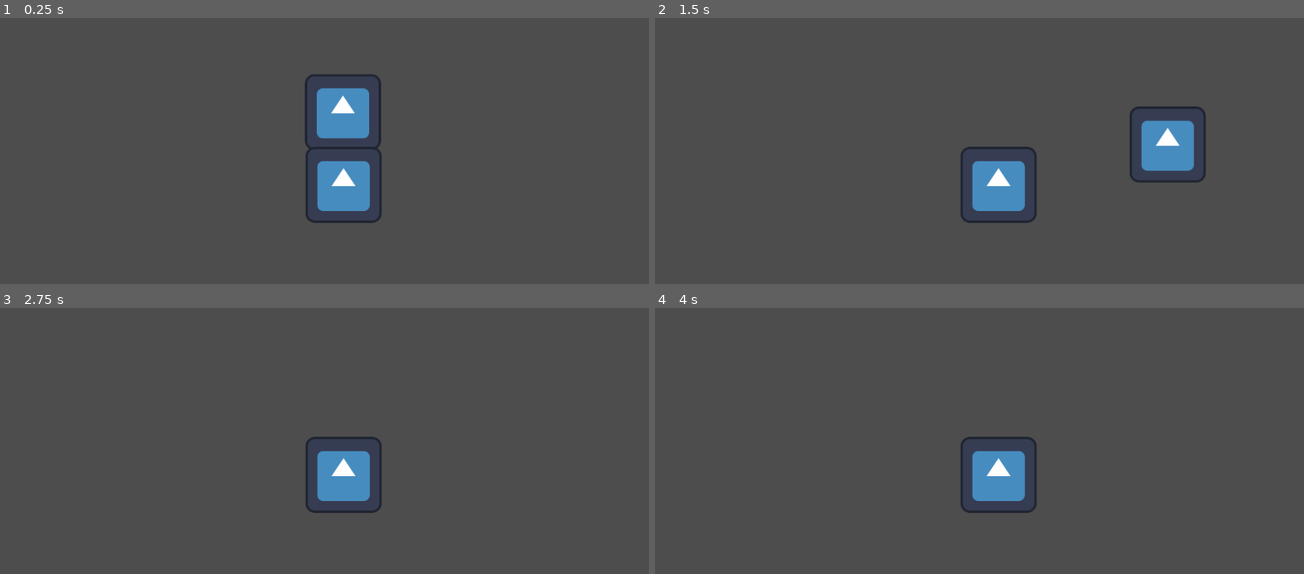
Above: before the commit, frames 1-4 (two rows, left to right).
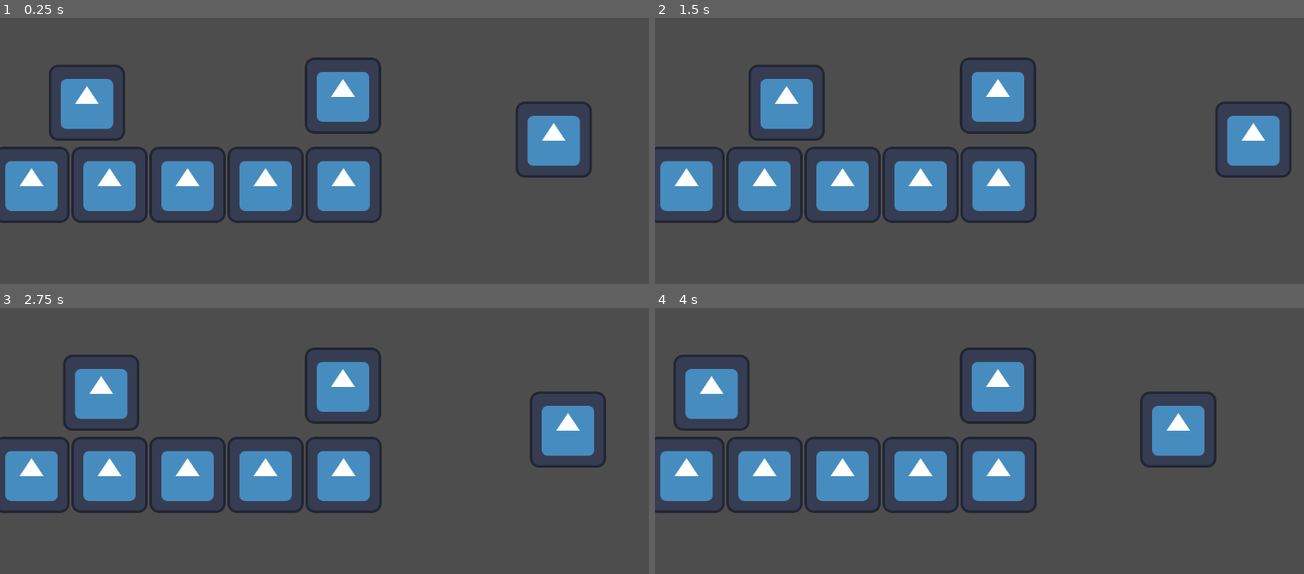
Above: after the commit, the same moments.

Repository: LeResteDuMonde/GameJamPSU
Game: Godot game, scene res://scene/Main.tscn
Two runs of this game, one before a commit and one after it. Both use one fixed random seed, a clock stepped at 60 frames per second and the inputs below. The engine's default icon, where the game draws it, is replaced by a stand-in: a white triangle on a blue panel in a dark square.
Inputs (mouse positions are in pixels of both pictures, inside the frame that each line leads up to):
- Up to frame 1 (0.25 s): no input
- Up to frame 2 (1.5 s): move the mouse to (1148, 76) at 0.52 s; hold Space (jump) 0.53-1.28 s; hold D (right) from 0.53 s (still down); move the mouse to (862, 113) at 1.27 s; click (862, 113) at 1.35 s
- Up to frame 3 (2.75 s): tap Space (jump) at 1.52, 1.55, 1.82 s; move the mouse to (outside the picture) at 2.02 s; release D (right) at 2.03 s; hold A (left) from 2.03 s (still down); hold Space (jump) from 2.03 s (still down)
- Up to frame 4 (4 s): move the mouse to (966, 462) at 2.77 s; release A (left) at 2.78 s; release Space (jump) at 2.78 s; hold D (right) from 2.78 s (still down); click (966, 462) at 2.85 s; tap Space (jump) at 3.02, 3.05, 3.32 s; move the mouse to (1206, 443) at 3.52 s; hold Space (jump) from 3.53 s (still down)

The runs differ from the first frame. In frame 1, 13% of the frame differs, in the area x 0-92%, y 14-78%; in frame 2, 16%, in the area x 0-99%, y 14-78%; in frame 3, 13%; in frame 4, 13%.
Error after the commit: Parse Error: Unexpected "Identifier" in class body. (res://script/player.gd:25)

Commit message:
enemy (need to implement killing)

Diff:
--- a/project.godot
+++ b/project.godot
@@ -44,7 +44,8 @@
 }
 jump={
 "deadzone": 0.5,
-"events": [Object(InputEventKey,"resource_local_to_scene":false,"resource_name":"","device":-1,"window_id":0,"alt_pressed":false,"shift_pressed":false,"ctrl_pressed":false,"meta_pressed":false,"pressed":false,"keycode":0,"physical_keycode":32,"key_label":0,"unicode":32,"echo":false,"script":null)
+"events": [Object(InputEventJoypadButton,"resource_local_to_scene":false,"resource_name":"","device":-1,"button_index":0,"pressure":0.0,"pressed":false,"script":null)
+, Object(InputEventKey,"resource_local_to_scene":false,"resource_name":"","device":-1,"window_id":0,"alt_pressed":false,"shift_pressed":false,"ctrl_pressed":false,"meta_pressed":false,"pressed":false,"keycode":0,"physical_keycode":32,"key_label":0,"unicode":32,"echo":false,"script":null)
 ]
 }
 up={
@@ -68,12 +69,6 @@
 , Object(InputEventMouseButton,"resource_local_to_scene":false,"resource_name":"","device":-1,"window_id":0,"alt_presse …(227 unchanged characters)…
 ]
 }
-jump={
-"deadzone": 0.5,
-"events": [Object(InputEventJoypadButton,"resource_local_to_scene":false,"resource_name":"","device":-1,"button_index":0,"pressure":0.0,"pressed":false,"script":null)
-, Object(InputEventKey,"resource_local_to_scene":false,"resource_name":"","device":-1,"window_id":0,"alt_pressed":false,"shift_pressed":false,"ctrl_pressed":false,"meta_pressed":false,"pressed":false,"keycode":0,"physical_keycode":32,"key_label":0,"unicode":32,"echo":false,"script":null)
-]
-}
 
 [rendering]
 
--- a/scene/CagedMonster.tscn
+++ b/scene/CagedMonster.tscn
@@ -1,7 +1,10 @@
-[gd_scene load_steps=3 format=3 uid="uid://by6qnmswgikb8"]
+[gd_scene load_steps=4 format=3 uid="uid://clx0tvtrn2uj6"]
 
 [ext_resource type="Script" path="res://script/CagedMonster.gd" id="1_beoon"]
 [ext_resource type="Texture2D" uid="uid://fgliatx3a6cx" path="res://icon.svg" id="2_e8dpm"]
+
+[sub_resource type="RectangleShape2D" id="RectangleShape2D_472wj"]
+size = Vector2(113, 120)
 
 [node name="CagedMonster" type="CharacterBody2D"]
 script = ExtResource("1_beoon")
@@ -9,4 +12,9 @@
 [node name="AnimatedSprite2D" type="AnimatedSprite2D" parent="."]
 
 [node name="Sprite2D" type="Sprite2D" parent="."]
+position = Vector2(7, -2)
 texture = ExtResource("2_e8dpm")
+
+[node name="CollisionShape2D" type="CollisionShape2D" parent="."]
+position = Vector2(6.5, -1)
+shape = SubResource("RectangleShape2D_472wj")
--- a/scene/Cursor.tscn
+++ b/scene/Cursor.tscn
@@ -1,19 +1,10 @@
-[gd_scene load_steps=4 format=3 uid="uid://do3cgg7aspb21"]
+[gd_scene load_steps=3 format=3 uid="uid://beknppsfrgvct"]
 
 [ext_resource type="Script" path="res://script/cursor.gd" id="1_7n3nm"]
 [ext_resource type="Texture2D" uid="uid://ca7bcubed76bo" path="res://sprites/cursor.png" id="2_hvmsg"]
-
-[sub_resource type="RectangleShape2D" id="RectangleShape2D_pfjvf"]
-size = Vector2(542.5, 900)
 
 [node name="Cursor" type="Node2D"]
 script = ExtResource("1_7n3nm")
 
 [node name="Sprite2D" type="Sprite2D" parent="."]
 texture = ExtResource("2_hvmsg")
-
-[node name="Area2D" type="Area2D" parent="."]
-
-[node name="CollisionShape2D" type="CollisionShape2D" parent="Area2D"]
-position = Vector2(-175.25, -250)
-shape = SubResource("RectangleShape2D_pfjvf")
--- a/scene/Main.tscn
+++ b/scene/Main.tscn
@@ -1,8 +1,10 @@
-[gd_scene load_steps=4 format=3 uid="uid://r2jg2qa78ljk"]
+[gd_scene load_steps=6 format=3 uid="uid://r2jg2qa78ljk"]
 
-[ext_resource type="PackedScene" path="res://scene/Player.tscn" id="1_5qlf1"]
-[ext_resource type="PackedScene" uid="uid://do3cgg7aspb21" path="res://scene/Cursor.tscn" id="1_mgw5y"]
-[ext_resource type="PackedScene" path="res://scene/Platform.tscn" id="2_kb0mr"]
+[ext_resource type="PackedScene" uid="uid://3n3atoqehe5u" path="res://scene/Player.tscn" id="1_5qlf1"]
+[ext_resource type="PackedScene" uid="uid://beknppsfrgvct" path="res://scene/Cursor.tscn" id="1_mgw5y"]
+[ext_resource type="PackedScene" uid="uid://c81jqkjhumv0x" path="res://scene/Platform.tscn" id="2_kb0mr"]
+[ext_resource type="PackedScene" uid="uid://7keiadubnxu6" path="res://scene/MoovingPlatform.tscn" id="5_x6sdr"]
+[ext_resource type="PackedScene" uid="uid://clx0tvtrn2uj6" path="res://scene/CagedMonster.tscn" id="6_3gsa4"]
 
 [node name="Main" type="Node2D"]
 position = Vector2(2, -2)
@@ -11,7 +13,25 @@
 
 [node name="Camera" type="Camera2D" parent="."]
 
+[node name="Platform5" parent="." instance=ExtResource("2_kb0mr")]
+position = Vector2(-392, 150)
+
+[node name="Platform4" parent="." instance=ExtResource("2_kb0mr")]
+position = Vector2(-523, 150)
+
+[node name="Platform3" parent="." instance=ExtResource("2_kb0mr")]
+position = Vector2(-261, 150)
+
+[node name="Platform2" parent="." instance=ExtResource("2_kb0mr")]
+position = Vector2(-130, 150)
+
 [node name="Platform" parent="." instance=ExtResource("2_kb0mr")]
 
 [node name="Cursor" parent="." instance=ExtResource("1_mgw5y")]
 visible = false
+
+[node name="MoovingPlatform" parent="." instance=ExtResource("5_x6sdr")]
+position = Vector2(339, 74)
+
+[node name="CagedMonster" parent="." instance=ExtResource("6_3gsa4")]
+position = Vector2(-452, 14)
--- a/script/CagedMonster.gd
+++ b/script/CagedMonster.gd
@@ -8,6 +8,7 @@
 var isDeadly = false
 
 func _ready():
+	zero = global_position;
 	#DEBUG
 	makeDeadly()
 
@@ -25,8 +26,11 @@
 		if deltax < -amplitude:
 			direction = 1
 
-	collision_event = move_and_collide(move)
-	if kill in collision_event.get_collider():
-		print_debug("kill")
+		var collision_event = move_and_collide(move)
 
-func _process(delta):
+		if collision_event != null:
+			print_debug("collision")
+			if "kill" in collision_event.get_collider():
+				print_debug("kill")
+
+#func _process(delta):
--- a/script/player.gd
+++ b/script/player.gd
@@ -22,5 +22,8 @@
 		velocity.x = move_toward(velocity.x, 0, SPEED)
 
 
+fun kill():
+
+	print_debug("kill the player")
 
 	move_and_slide()
Not shown: 1 places in scene/Player.tscn that only renumber resources
